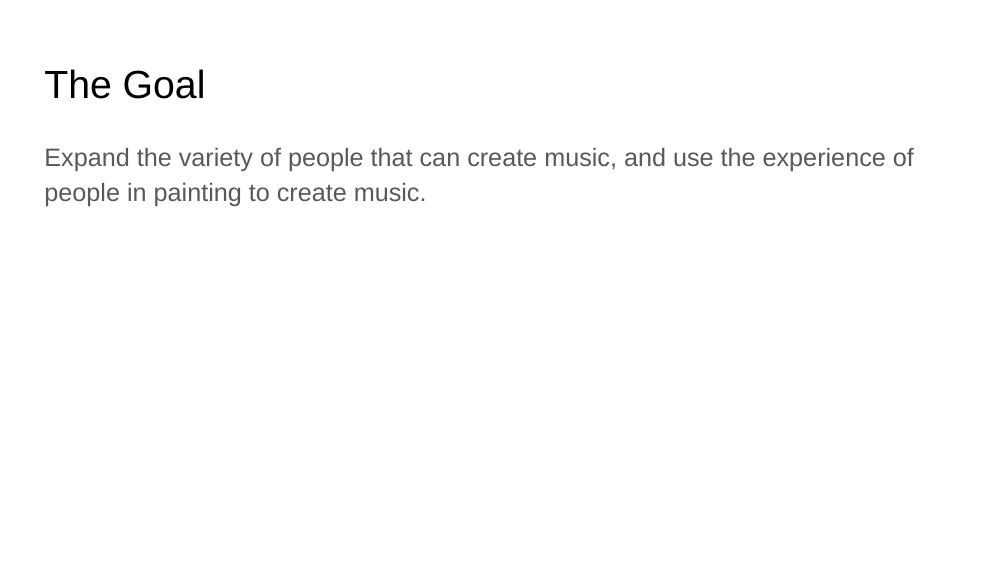
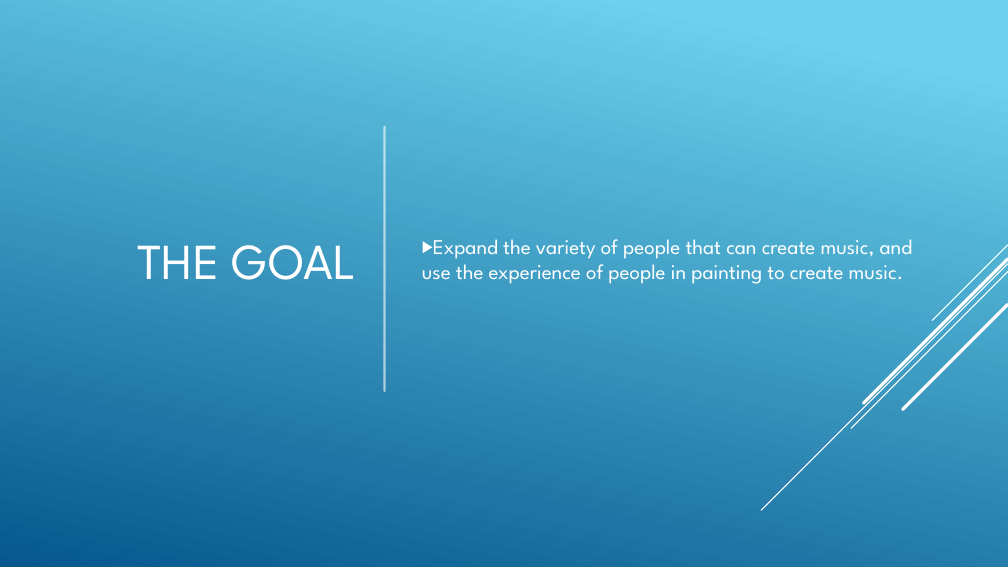
Before and after one commit to anatbal/musical_public, a slide deck: slide 2 of presentation/Paintable Harmony.pptx. Drawn at 1008x567 pixels with LibreOffice and Linux fonts; fonts in the diff are those of the drawing. Boxes give left, top, right and bottom in pixels: in the first picture for what was removed or moved away, otherwise in the second. Text is boxed around its words. In the diff, an @@ line names an element or a change of style, - is before the commit and + after.

```diff
--- a/presentation/Paintable Harmony.pptx
+++ b/presentation/Paintable Harmony.pptx
@@ background #FFFFFF to gradient #6ED2EB to #06588E @@
@@ title "THE GOAL" at [137, 245, 356, 280]: vertical alignment top to middle @@
@@ text "Expand the variety of people ...": place and size @@
-text "Expand the variety of people ..." at [44, 147, 914, 206]
+text "Expand the variety of people ..." at [422, 239, 913, 284]
@@ text "Expand the variety of people ..." at [422, 239, 913, 284]: size 18 to 15 pt, font Arial to League Spartan, text colour #595959 to #FFFFFF; bullet none to ▶; line spacing 1.15 to 1; less space between paragraphs; vertical alignment top to middle @@
@@ line added from (384, 127) to (384, 391), #FFFFFF 1.5 pt @@
@@ title at [137, 245, 356, 280]: text changed; size 28 to 36 pt; font Arial to League Spartan; text colour #000000 to #FFFFFF @@
-The Goal
+THE GOAL
@@ group added at [761, 245, 1008, 510]: 5 lines @@
```
Also in this commit, not shown: 9 other slides changed, 1 slide added.
